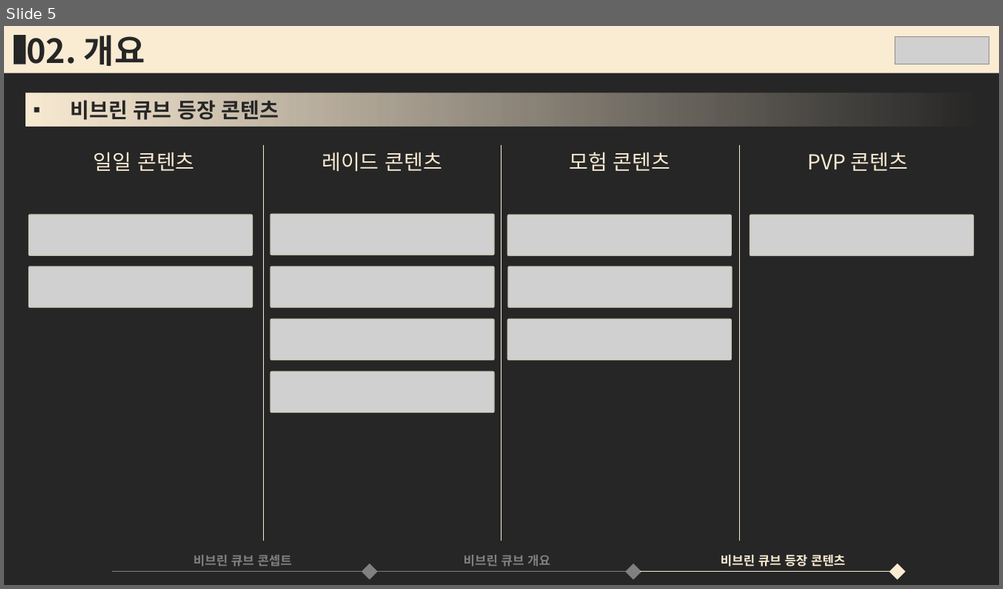
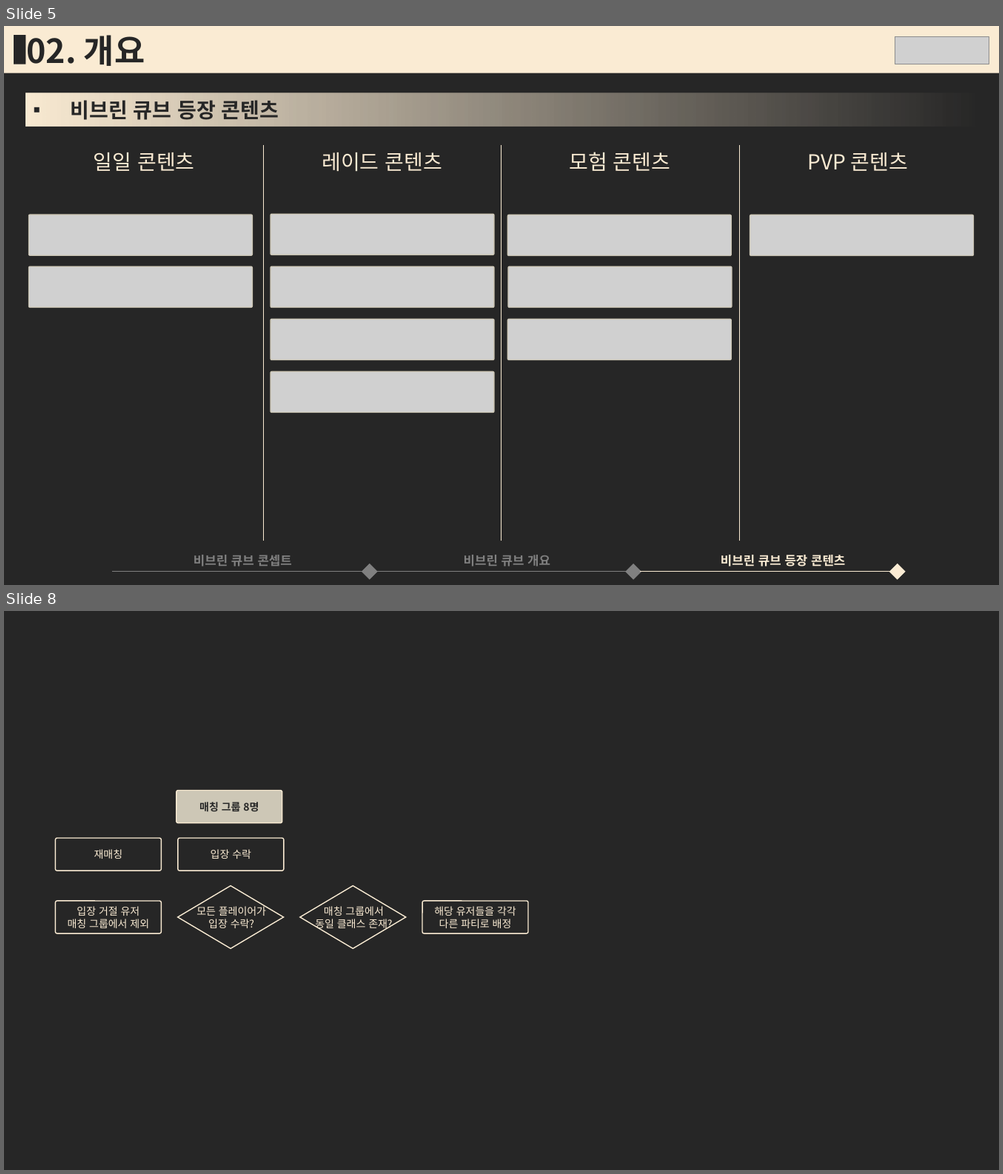
Before and after one commit to olssl1230/portfolio, a slide deck: 로스트아크 - 비브린 큐브 기획서/창고/비브린 큐브_기획서_창고05.pptx. Shown one above the other, each under a label of ours: slide 5 before the commit, slides 5 and 8 after it; the slides between them are not shown. The pictures are 1003x589 and 1003x1174 pixels, drawn with LibreOffice and Linux fonts; fonts in the diff are those of the drawing; grey boxes stand for pictures. Boxes give left, top, right and bottom in pixels: in the first picture for what was removed or moved away, otherwise in the second. Text is boxed around its words. In the diff, an @@ line names an element or a change of style, - is before the commit and + after.

```diff
--- a/로스트아크 - 비브린 큐브 기획서/창고/비브린 큐브_기획서_창고05.pptx
+++ b/로스트아크 - 비브린 큐브 기획서/창고/비브린 큐브_기획서_창고05.pptx
@@ slide 8 added at bbox=[4, 611, 999, 1170], background #262626 @@
@@ rounded rectangle added at bbox=[176, 791, 282, 823], fill #CDC7B6, outline #FAEBD3 1 pt, 10 pt, text #262626, bold @@
+매칭 그룹 8명
@@ rounded rectangle added at bbox=[56, 839, 162, 871], outline #FAEBD3 1 pt, 10 pt, text #FAEBD3 @@
+재매칭
@@ rounded rectangle added at bbox=[178, 839, 284, 871], outline #FAEBD3 1 pt, 10 pt, text #FAEBD3 @@
+입장 수락
@@ diamond added at bbox=[178, 886, 284, 949], outline #FAEBD3 1 pt @@
@@ diamond added at bbox=[300, 886, 406, 949], outline #FAEBD3 1 pt @@
@@ rounded rectangle added at bbox=[56, 901, 162, 934], outline #FAEBD3 1 pt, 10 pt, text #FAEBD3 @@
+입장 거절 유저
+매칭 그룹에서 제외
@@ text added at bbox=[196, 905, 266, 928], 10 pt, text #FAEBD3 @@
+모든 플레이어가
+입장 수락?
@@ text added at bbox=[315, 906, 392, 931], 10 pt, text #FAEBD3 @@
+매칭 그룹에서
+동일 클래스 존재?
@@ rounded rectangle added at bbox=[423, 901, 529, 934], outline #FAEBD3 1 pt, 10 pt, text #FAEBD3 @@
+해당 유저들을 각각
+다른 파티로 배정
```
Also in this commit, not shown: 2 other slides added.
